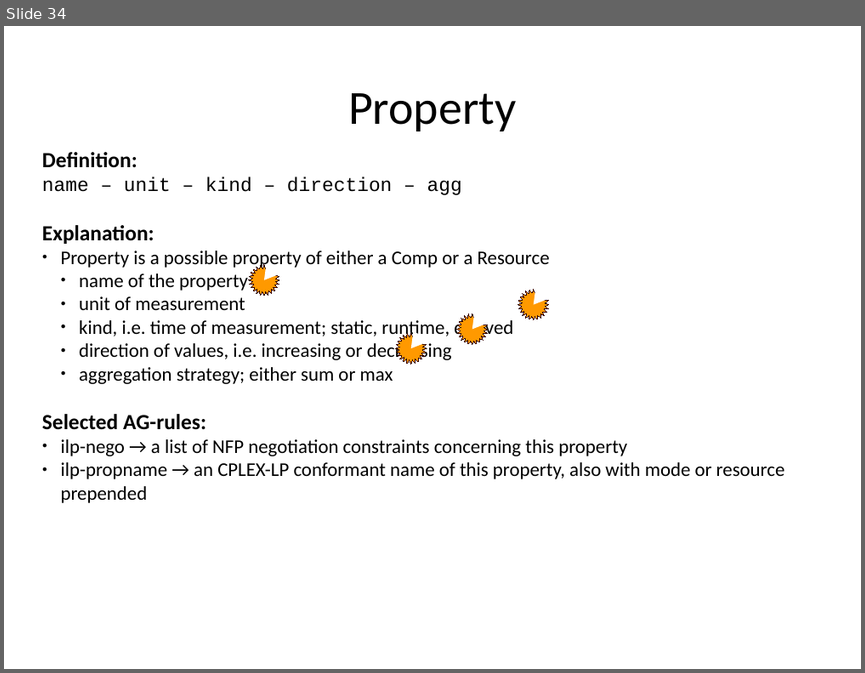
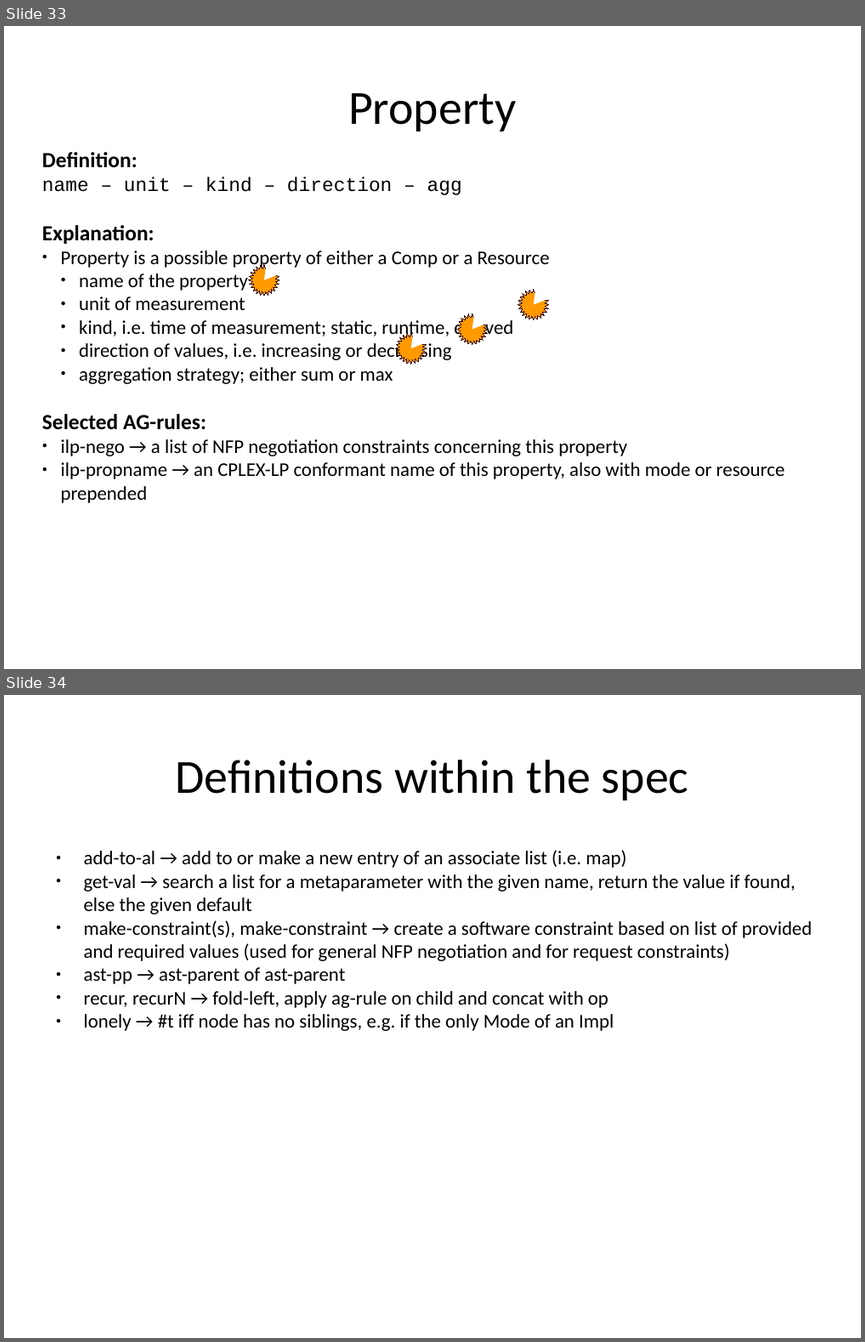
Before and after one commit to rene-schoene/racr-mquat, a slide deck: doc/the-model.odp. Shown one above the other, each under a label of ours: slide 34 before the commit, slides 33 and 34 after it. The pictures are 865x673 and 865x1342 pixels, drawn with LibreOffice and Linux fonts; fonts in the diff are those of the drawing. Boxes give left, top, right and bottom in pixels: in the first picture for what was removed or moved away, otherwise in the second. Text is boxed around its words. In the diff, an @@ line names an element or a change of style, - is before the commit and + after.

Commit message:
Added other procedure definitions to docu.

```diff
--- a/doc/the-model.odp
+++ b/doc/the-model.odp
@@ slide 34 added at [4,695,861,1338], background #FFFFFF @@
@@ title added at [175,760,689,800], 44 pt, text #000000 @@
+Definitions within the spec
@@ text added at [84,850,812,1031], 18 pt, text #000000 @@
+● add-to-al → add to or make a new entry of an associate list (i.e. map)
+● get-val → search a list for a metaparameter with the given name, return the value if found, else the given default
+● make-constraint(s), make-constraint → create a software constraint based on list of provided and required values (used for general NFP negotiation and for request constraints)
+● ast-pp → ast-parent of ast-parent
+● recur, recurN → fold-left, apply ag-rule on child and concat with op
+● lonely → #t iff node has no siblings, e.g. if the only Mode of an Impl
@@ what was slide 34 is now slide 33 @@
```
Also in this commit, not shown: 3 slides changed, 1 slide removed.
